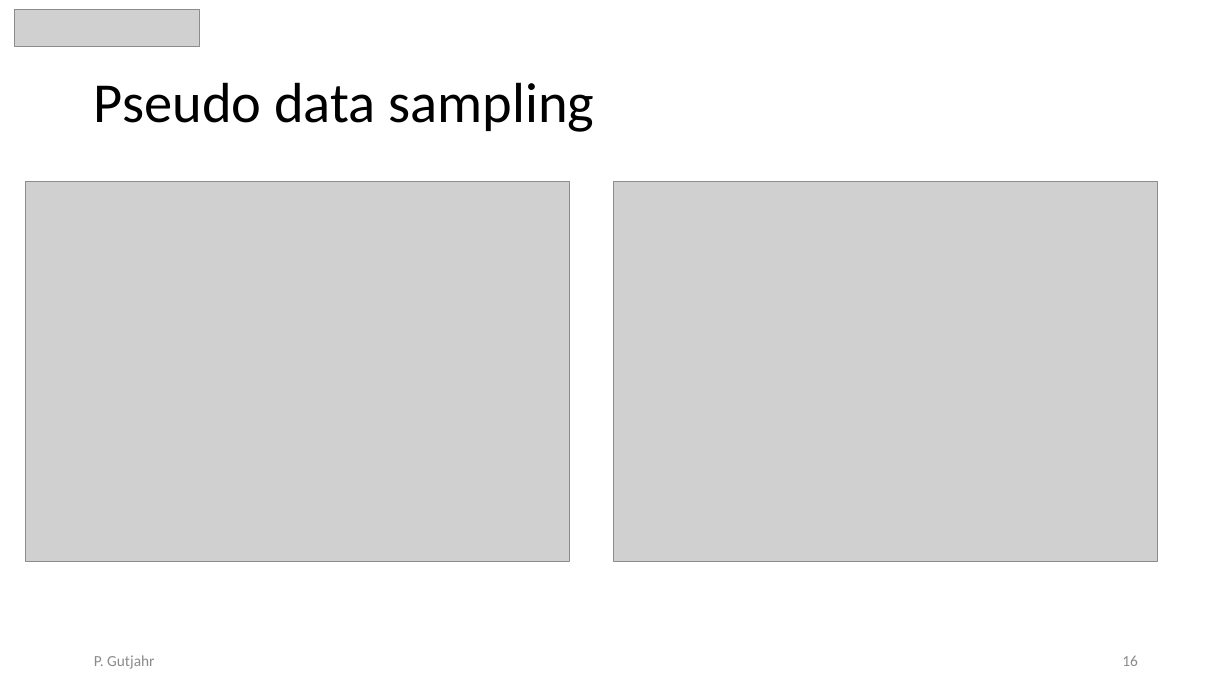
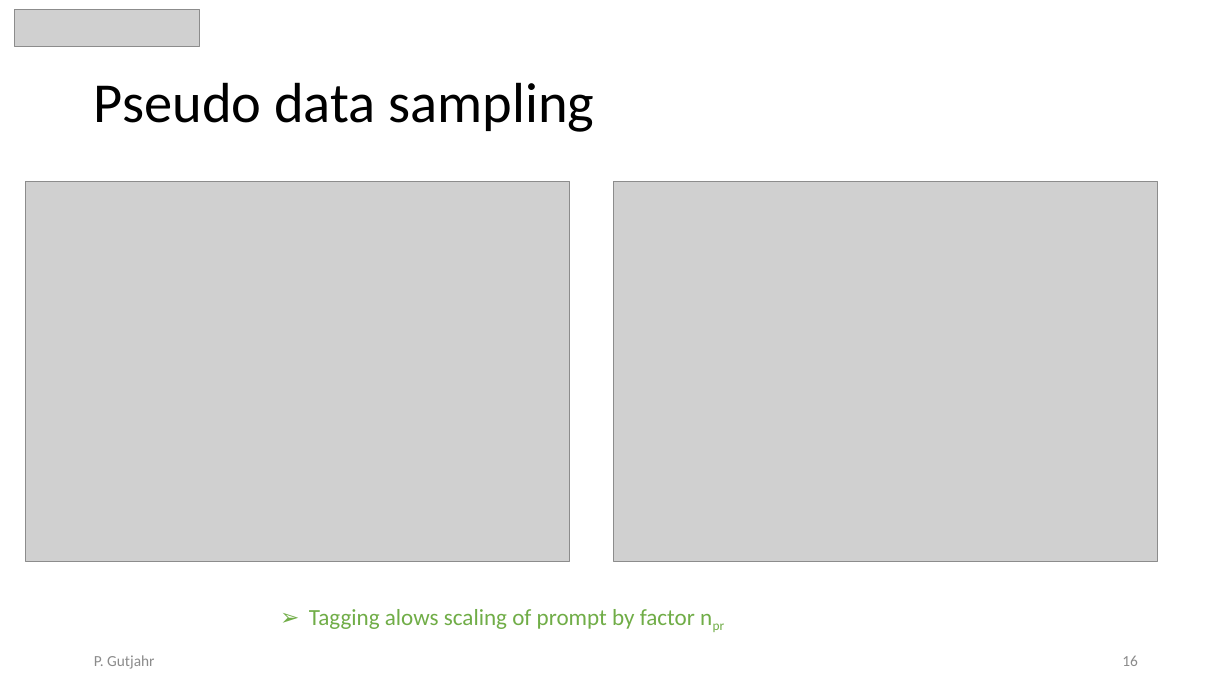
Before and after one commit to pascalgutjahr/presentations, a slide deck: slide 16 of cr_group/cr_call_2023_09_22.pptx. Drawn at 1232x693 pixels with LibreOffice and Linux fonts; fonts in the diff are those of the drawing; grey boxes stand for pictures. Boxes give left, top, right and bottom in pixels: in the first picture for what was removed or moved away, otherwise in the second. Text is boxed around its words. In the diff, an @@ line names an element or a change of style, - is before the commit and + after.

```diff
--- a/cr_group/cr_call_2023_09_22.pptx
+++ b/cr_group/cr_call_2023_09_22.pptx
@@ text added at (x1=309, y1=609, x2=695, y2=629), 18 pt, text #70AD47 @@
+➢ Tagging alows scaling of prompt by factor npr
```
Also in this commit, not shown: 11 other slides changed, 6 slides added, 1 slide removed.
